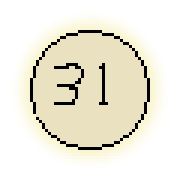
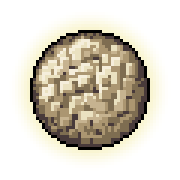
Layers edited between the first and the second 180x180 image:
painted on "Layer" over (33, 33, 147, 147)
hid "Background", painted on it over (33, 33, 147, 147)
